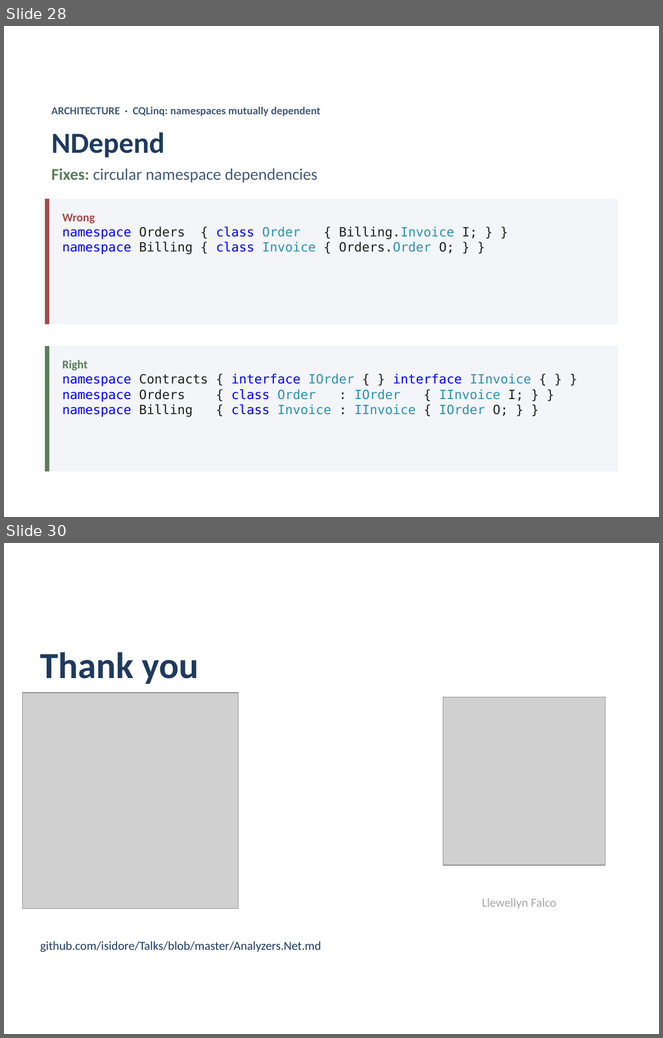
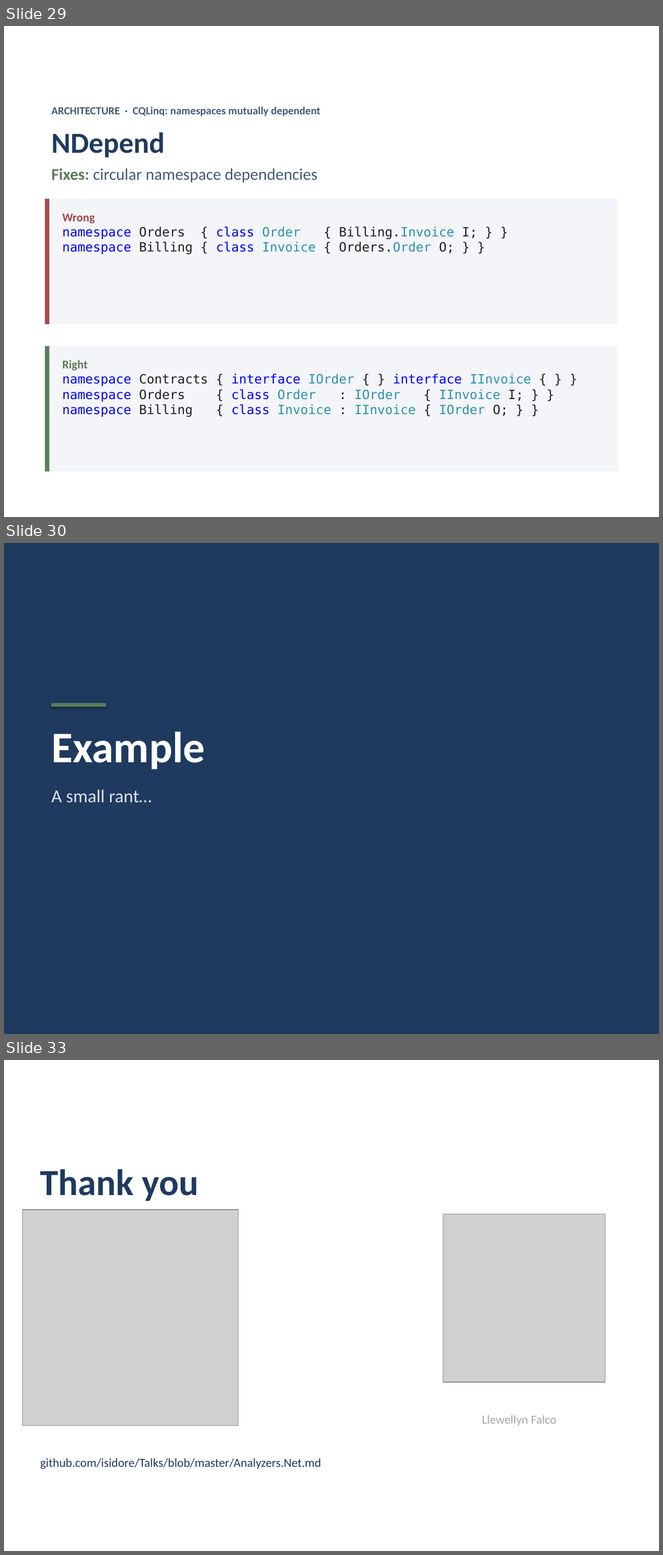
Before and after one commit to isidore/Talks, a slide deck: Slides/Analyzers.Net.pptx. Shown one above the other, each under a label of ours: slides 28 and 30 before the commit, slides 29, 30 and 33 after it; the slides between them are not shown. The pictures are 663x1038 and 663x1555 pixels, drawn with LibreOffice and Linux fonts; fonts in the diff are those of the drawing; grey boxes stand for pictures. Boxes give left, top, right and bottom in pixels: in the first picture for what was removed or moved away, otherwise in the second. Text is boxed around its words. In the diff, an @@ line names an element or a change of style, - is before the commit and + after.

```diff
--- a/Slides/Analyzers.Net.pptx
+++ b/Slides/Analyzers.Net.pptx
@@ slide 30 added at box(4, 543, 659, 1034), background #1F3A5F @@
@@ rectangle added at box(51, 703, 105, 707), fill #5A7D5A @@
@@ text added at box(51, 732, 205, 770), 48 pt, text #FFFFFF, bold @@
+Example
@@ text added at box(51, 789, 152, 803), 20 pt, text #DCE3EC @@
+A small rant…
@@ what was slide 28 is now slide 29 @@
@@ what was slide 30 is now slide 33 @@
```
Also in this commit, not shown: 4 other slides added, 2 slides removed.
